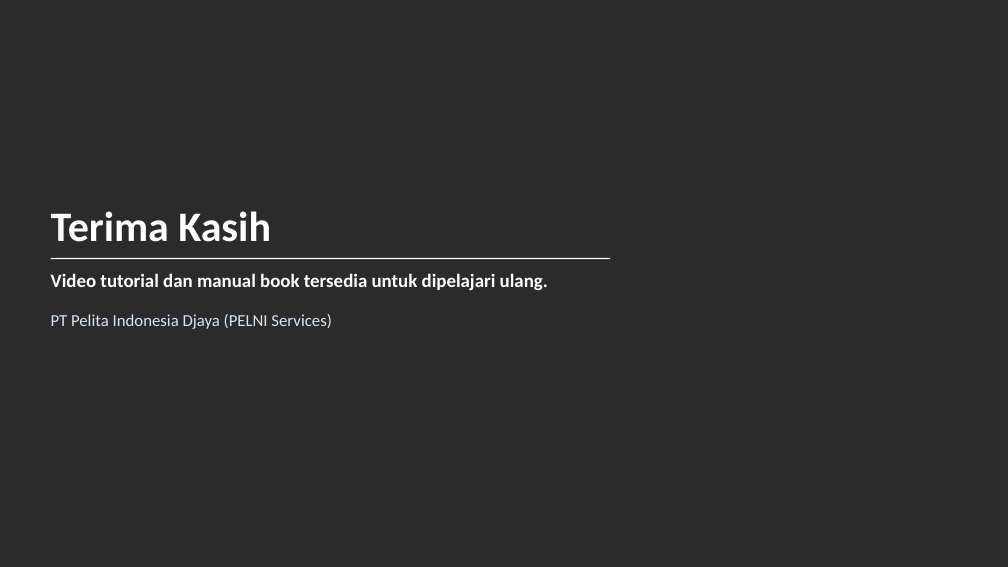
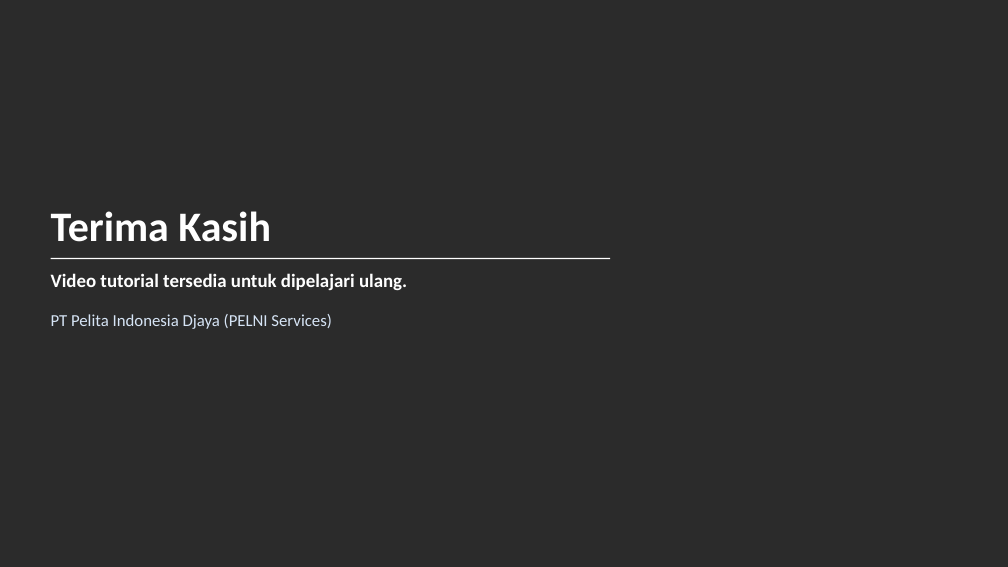
Before and after one commit to alfiandarmawan35/claude, a slide deck: slide 12 of docs/PID_POS_Panduan_Admin_Purchase_Approve_PO.pptx (slide 14 before the commit). Drawn at 1008x567 pixels with LibreOffice and Linux fonts; fonts in the diff are those of the drawing; background and template pictures are left out; a plain dark background stands for a picture behind light text. Boxes give left, top, right and bottom in pixels: in the first picture for what was removed or moved away, otherwise in the second. Text is boxed around its words. In the diff, an @@ line names an element or a change of style, - is before the commit and + after.

```diff
--- a/docs/PID_POS_Panduan_Admin_Purchase_Approve_PO.pptx
+++ b/docs/PID_POS_Panduan_Admin_Purchase_Approve_PO.pptx
@@ text at [51, 273, 407, 290]: text changed @@
-Video tutorial dan manual book tersedia untuk dipelajari ulang.
+Video tutorial tersedia untuk dipelajari ulang.
```
Also in this commit, not shown: 6 other slides changed, 2 slides removed, 11 other files.
